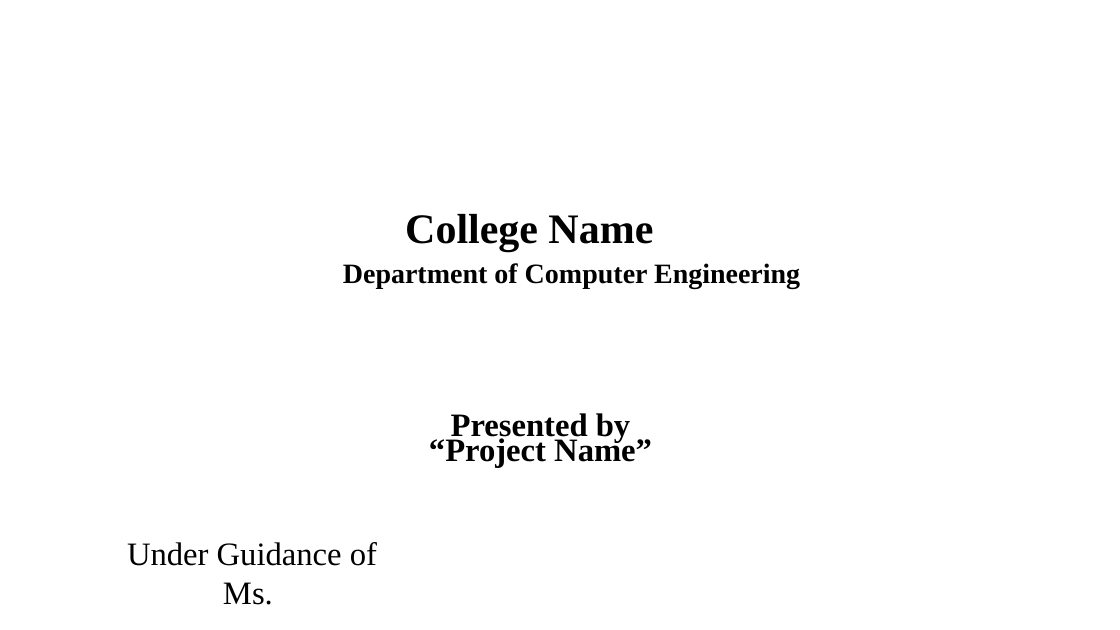
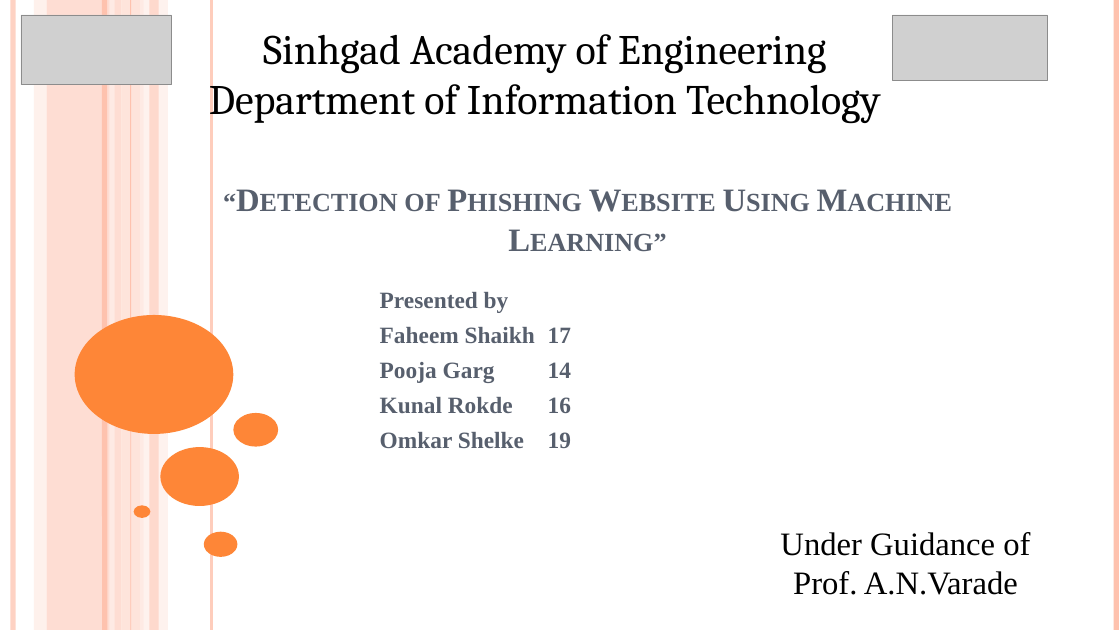
Before and after one commit to omkara18/Detection-Phishing-Website-Using-MI, a slide deck: slide 1 of Detection_Phishing Website_V1.0/Project_Review1/Review.pptx. Drawn at 1120x630 pixels with LibreOffice and Linux fonts; fonts in the diff are those of the drawing; grey boxes stand for pictures. Boxes give left, top, right and bottom in pixels: in the first picture for what was removed or moved away, otherwise in the second. Text is boxed around its words. In the diff, an @@ line names an element or a change of style, - is before the commit and + after.

Commit message:
Report
Details Of Phishing Detection Website Using ML

```diff
--- a/Detection_Phishing Website_V1.0/Project_Review1/Review.pptx
+++ b/Detection_Phishing Website_V1.0/Project_Review1/Review.pptx
@@ line added from (13, 0) to (13, 630), #FEC3AE 4.5 pt @@
@@ picture added at <box>21,15,171,85</box> @@
@@ rectangle added at <box>34,0,46,630</box>, fill #FFD9CE at 36% opacity @@
@@ rectangle added at <box>47,0,122,630</box>, fill #FEC3AE at 54% opacity @@
@@ line added from (105, 0) to (105, 630), #FEC3AE 4.5 pt @@
@@ line added from (112, 0) to (112, 630), #FFEDE8 4.5 pt @@
@@ rectangle added at <box>121,0,144,630</box>, fill #FFD9CE at 70% opacity @@
@@ line added from (131, 0) to (131, 630), #FEC3AE 0.75 pt @@
@@ rectangle added at <box>139,0,168,630</box>, fill #FFEDE8 at 71% opacity @@
@@ rectangle added at <box>150,0,159,630</box>, fill #FEC3AE at 51% opacity @@
@@ line added from (212, 0) to (212, 630), #FEC3AE 2.25 pt @@
@@ picture added at <box>893,15,1048,81</box> @@
@@ line added from (1117, 0) to (1117, 630), #FEC3AE 4.5 pt @@
@@ text added at <box>209,34,881,124</box>, 36 pt, text #000000 @@
+Sinhgad Academy of Engineering
+Department of Information Technology
@@ title added at <box>404,193,440,211</box>, 28 pt, text #575F6D, bold, small capitals @@
+“Detection of Phishing Website Using Machine Learning”
@@ text removed at <box>405,214,653,251</box> @@
-College Name
@@ text removed at <box>343,263,800,289</box> @@
-Department of Computer Engineering
@@ subtitle "Presented by": place and size @@
-subtitle "Presented by" at <box>451,413,631,442</box>
+subtitle "Presented by" at <box>380,292,571,448</box>
@@ subtitle at <box>380,292,509,313</box>: size 28 to 20 pt, text colour #000000 to #575F6D in "Presented by"; alignment centre to left; less space between paragraphs @@
@@ ellipse added at <box>75,315,234,434</box>, fill #FE8637 @@
@@ subtitle at <box>380,327,571,448</box>: paragraphs added @@
+Faheem Shaikh 17
+Pooja Garg 14
+Kunal Rokde 16
+Omkar Shelke 19
@@ ellipse added at <box>234,413,278,447</box>, fill #FE8637 @@
@@ ellipse added at <box>160,447,239,506</box>, fill #FE8637 @@
@@ title removed at <box>429,436,652,468</box> @@
-“Project Name”
@@ ellipse added at <box>134,506,150,518</box>, fill #FE8637 @@
@@ ellipse added at <box>204,532,238,557</box>, fill #FE8637 @@
@@ text "Under Guidance of": place and size @@
-text "Under Guidance of" at <box>127,542,377,605</box>
+text "Under Guidance of" at <box>780,532,1030,595</box>
@@ text at <box>793,571,1018,595</box>: text changed @@
-Ms.
+Prof. A.N.Varade
```
Also in this commit, not shown: 18 other slides changed, 5 slides added, 5 slides removed, 1 other file.
